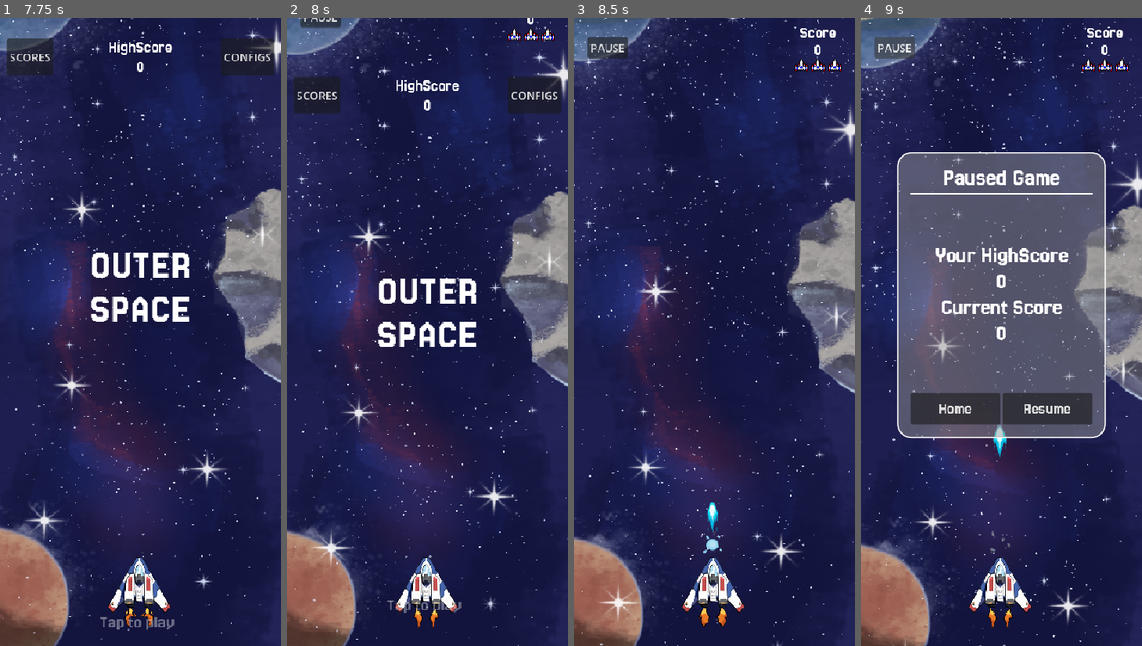
Above: before the commit, frames 1-4 (left to right).
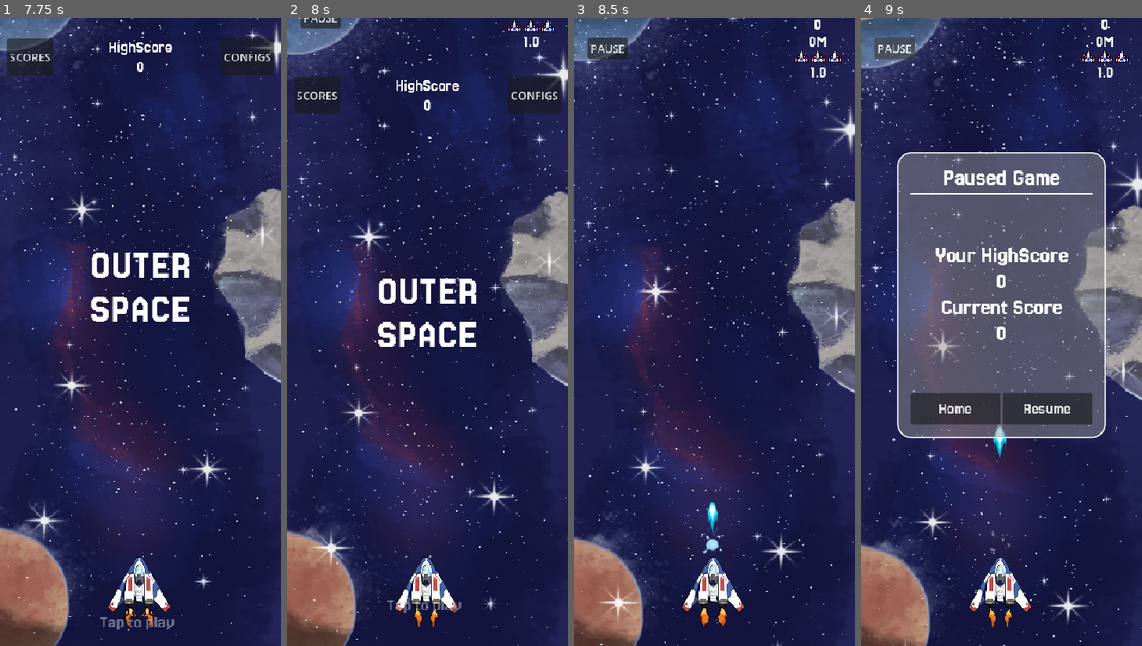
Above: after the commit, the same moments.

Repository: Juawo/space-shooter
Game: Godot game, scene res://scenes/ui/boot_scene/boot_scene.tscn
Same seed, same stepped clock (60 frames per second), same inputs: the game is played once before the commit and once after it. The engine's default icon, where the game draws it, is replaced by a stand-in: a white triangle on a blue panel in a dark square.
Inputs (mouse positions are in pixels of both pictures, inside the frame that each line leads up to):
- Up to frame 1 (7.75 s): tap Enter every 0.75 s from 0.5 to 4.25 s; drag from (140, 332) to (140, 583) at 0.52 s; drag from (84, 363) to (140, 583) at 1.27 s; move the mouse to (168, 193) at 2.02 s; hold Right (ui_right) 2.03-2.75 s; drag from (126, 457) to (56, 237) at 2.77 s; move the mouse to (224, 426) at 3.52 s; hold Left (ui_left) 3.53-4.25 s; drag from (56, 237) to (140, 583) at 4.27 s; move the mouse to (154, 332) at 5.02 s; hold Down (ui_down) 5.03-5.75 s; click (154, 332) at 5.17 s; drag from (98, 175) to (84, 363) at 5.77 s; move the mouse to (202, 300) at 6.52 s; hold Up (ui_up) 6.53-7.25 s; drag from (84, 363) to (140, 583) at 7.27 s
- Up to frame 2 (8 s): no input
- Up to frame 3 (8.5 s): move the mouse to (742, 193) at 8.02 s; hold Down (ui_down) from 8.03 s (still down)
- Up to frame 4 (9 s): release Down (ui_down) at 8.75 s; click "PAUSE" at 8.75 s

Frame 1 is identical in both runs. In frame 2, 0.5% of the frame differs, in the area x 4-96%, y 0-5%; in frame 3, 0.7%, in the area x 4-96%, y 0-10%; in frame 4, 0.7%.

Commit message:
refactor: update HUD score metrics and add combo and distance displays

Diff:
--- a/scenes/ui/Hud/hud.tscn
+++ b/scenes/ui/Hud/hud.tscn
@@ -84,19 +84,19 @@
 theme_override_constants/separation = 0
 alignment = 1
 
-[node name="ScoreLabel" type="Label" parent="MarginContainer/VBoxContainer/ScoreLife" unique_id=57399156]
-layout_mode = 2
-theme_override_fonts/font = ExtResource("1_8rpsh")
-theme_override_font_sizes/font_size = 24
-text = "Score"
-horizontal_alignment = 1
-vertical_alignment = 1
-
 [node name="ScoreValue" type="Label" parent="MarginContainer/VBoxContainer/ScoreLife" unique_id=1445478708]
 layout_mode = 2
 theme_override_fonts/font = ExtResource("1_8rpsh")
 theme_override_font_sizes/font_size = 24
 text = "0"
+horizontal_alignment = 1
+vertical_alignment = 1
+
+[node name="DistanceValue" type="Label" parent="MarginContainer/VBoxContainer/ScoreLife" unique_id=57399156]
+layout_mode = 2
+theme_override_fonts/font = ExtResource("1_8rpsh")
+theme_override_font_sizes/font_size = 24
+text = "0M"
 horizontal_alignment = 1
 vertical_alignment = 1
 
@@ -118,6 +118,14 @@
 layout_mode = 2
 texture = ExtResource("3_uputy")
 
+[node name="ComboValue" type="Label" parent="MarginContainer/VBoxContainer/ScoreLife" unique_id=1106188680]
+layout_mode = 2
+theme_override_fonts/font = ExtResource("1_8rpsh")
+theme_override_font_sizes/font_size = 24
+text = "1.0"
+horizontal_alignment = 1
+vertical_alignment = 1
+
 [node name="AnimationPlayer" type="AnimationPlayer" parent="." unique_id=1849536019]
 libraries/ = SubResource("AnimationLibrary_vvc7a")
 
--- a/scripts/ui/Hud/hud.gd
+++ b/scripts/ui/Hud/hud.gd
@@ -1,5 +1,7 @@
 extends Control
 
+@onready var combo_value: Label = $MarginContainer/VBoxContainer/ScoreLife/ComboValue
+@onready var distance_value: Label = $MarginContainer/VBoxContainer/ScoreLife/DistanceValue
 @onready var score_value: Label = $MarginContainer/VBoxContainer/ScoreLife/ScoreValue
 @onready var life_hud: HBoxContainer = $MarginContainer/VBoxContainer/ScoreLife/LifeHud
 @onready var animation_player: AnimationPlayer = $AnimationPlayer
@@ -7,6 +9,8 @@
 
 func _ready() -> void:
 	SessionState.value_changed.connect(update_hud)
+	SessionState.combo_changed.connect(_on_combo_changed)
+	SessionState.distance_changed.connect(_on_distance_changed)
 
 func show_hud():
 	is_showing = true
@@ -21,16 +25,19 @@
 	GameEvents.hud_closed.emit()
 
 func update_hud(score : int) -> void:
-	#SoundManager.play_scroll(true)
 	score_value.text = str(score)
 
+func _on_combo_changed(value : float) -> void:
+	combo_value.text = "%.1fx" % value
+
+func _on_distance_changed(value : float) -> void:
+	distance_value.text = str(value) + "m"
+
 func _on_button_pressed() -> void:
-	print("Pause")
 	SoundManager.play_click()
 	GameEvents.pause_requested.emit()
 
 func reset_life():
-	print("Reseting lifes to visible!")
 	var lifes = life_hud.get_children()
 	for life in lifes :
 		life.modulate.a = 1.0
